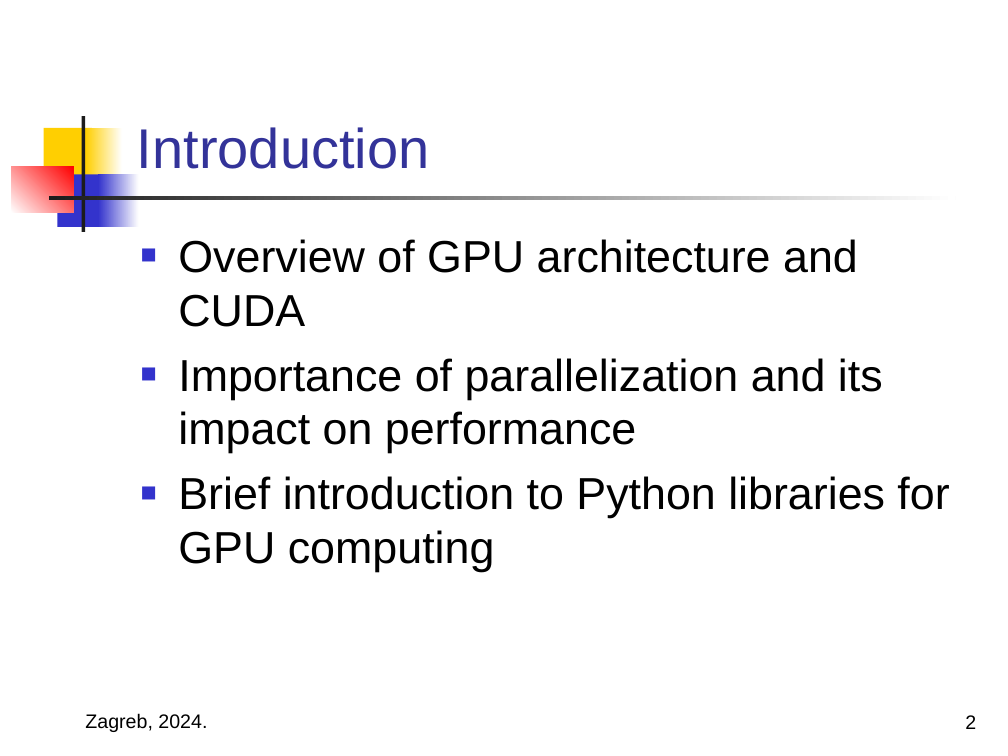
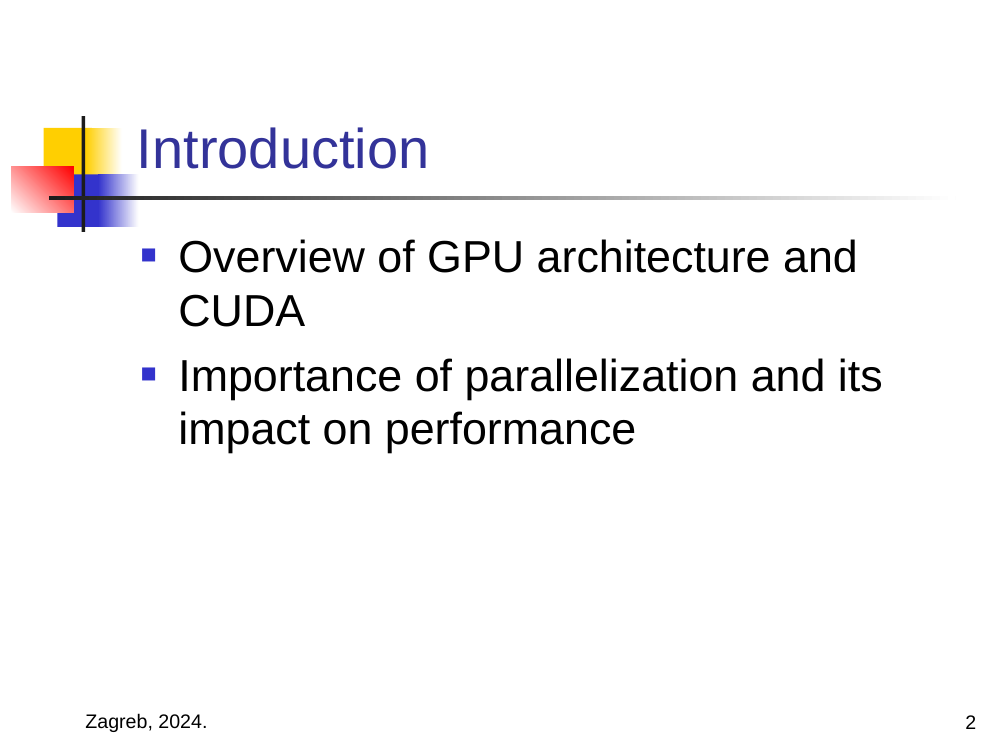
Before and after one commit to MarkoHaralovic/parallel-img-proc, a slide deck: slide 2 of prezentacija.ppt. Drawn at 1008x756 pixels with LibreOffice and Linux fonts; fonts in the diff are those of the drawing. Boxes give left, top, right and bottom in pixels: in the first picture for what was removed or moved away, otherwise in the second. Text is boxed around its words. In the diff, an @@ line names an element or a change of style, - is before the commit and + after.

```diff
--- a/prezentacija.ppt
+++ b/prezentacija.ppt
@@ text at [178,476,949,572]: paragraph removed @@
-■ Brief introduction to Python libraries for GPU computing
```
Also in this commit, not shown: 1 other slide changed, 1 slide removed.
